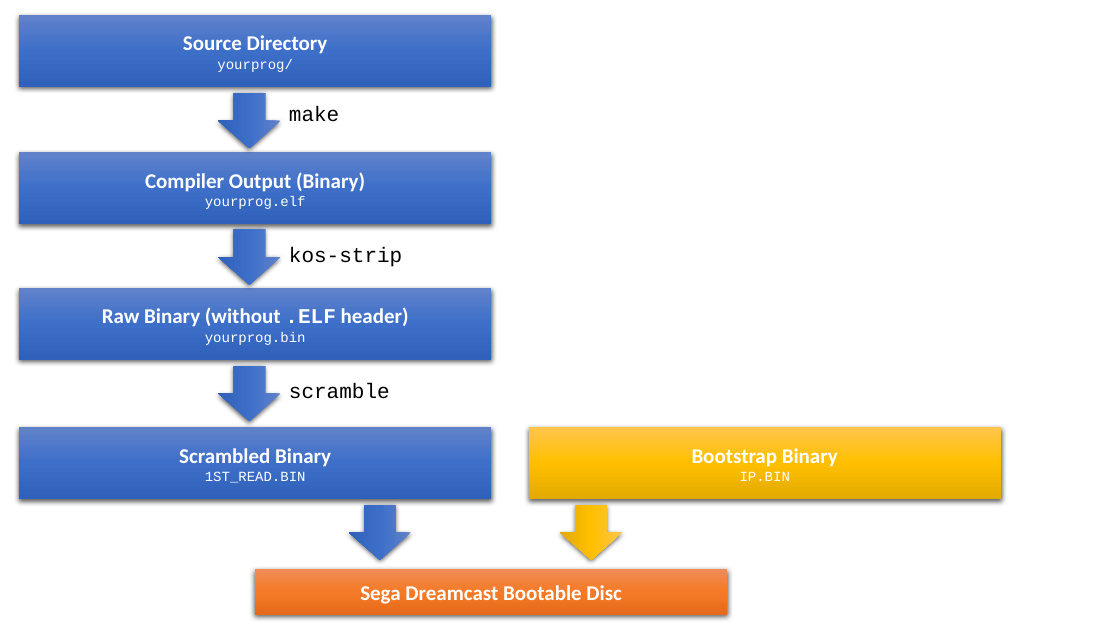
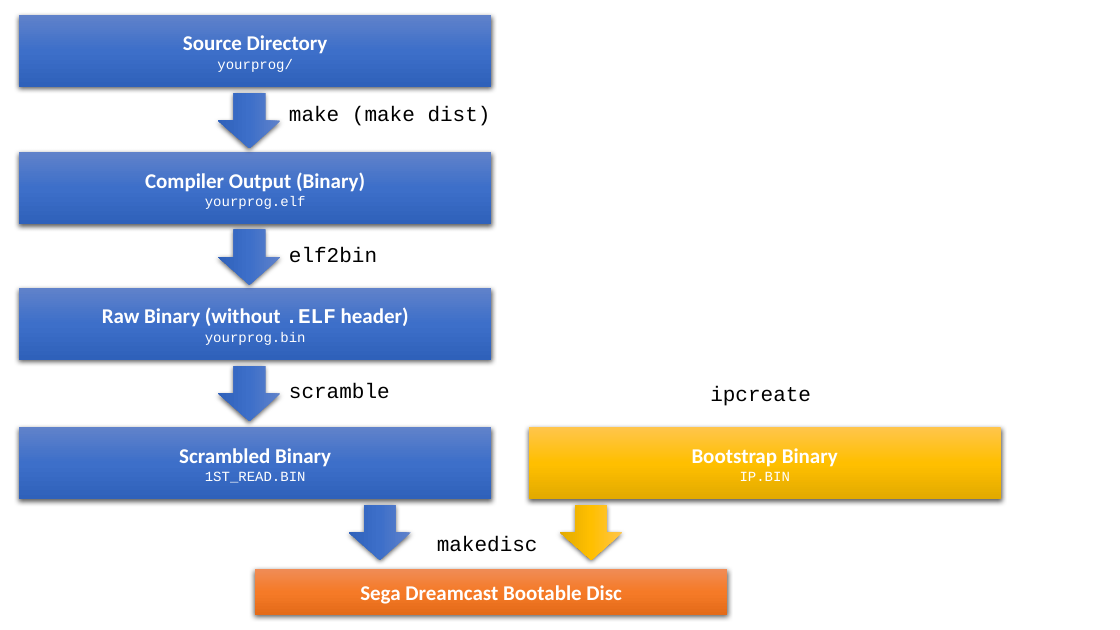
Before and after one commit to dreamsdk/documentation, a slide deck: slide 2 of rsrc/dreamsdk.pptx. Drawn at 1120x630 pixels with LibreOffice and Linux fonts; fonts in the diff are those of the drawing. Boxes give left, top, right and bottom in pixels: in the first picture for what was removed or moved away, otherwise in the second. Text is boxed around its words. In the diff, an @@ line names an element or a change of style, - is before the commit and + after.

```diff
--- a/rsrc/dreamsdk.pptx
+++ b/rsrc/dreamsdk.pptx
@@ text at (289,106,491,126): text changed @@
-make
+make (make dist)
@@ text at (289,248,377,263): text changed @@
-kos-strip
+elf2bin
@@ text added at (710,386,811,406), 18 pt, text #000000 @@
+ipcreate
@@ text added at (437,536,538,552), 18 pt, text #000000 @@
+makedisc
```
Also in this commit, not shown: 20 other files.
